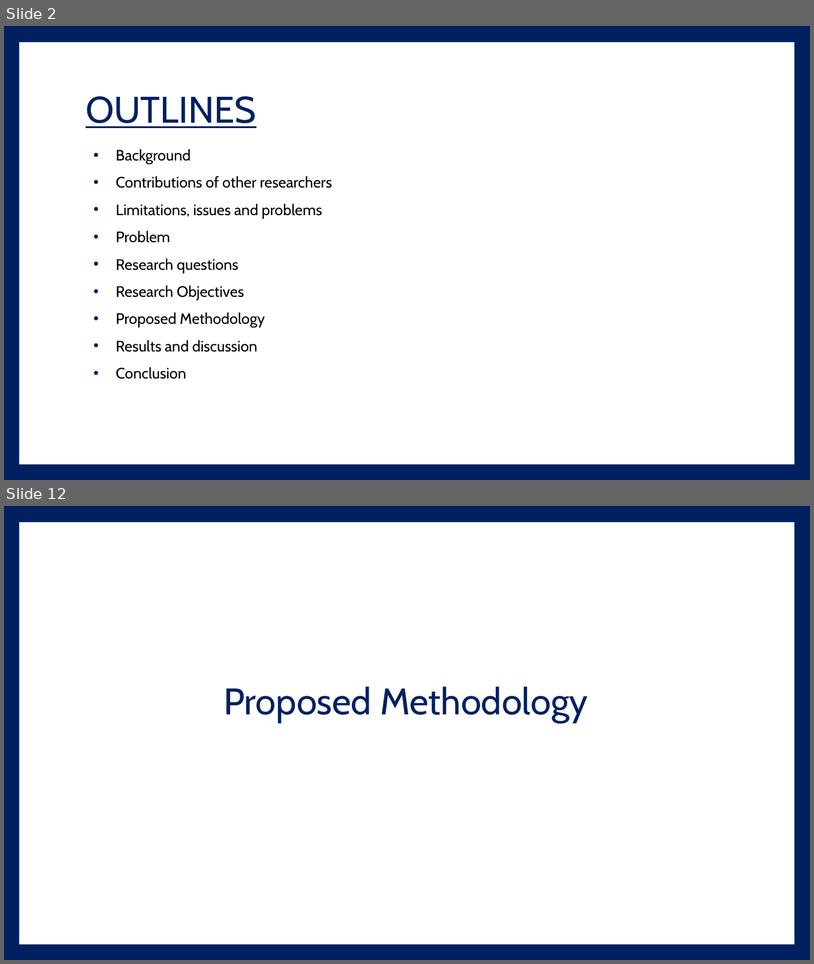
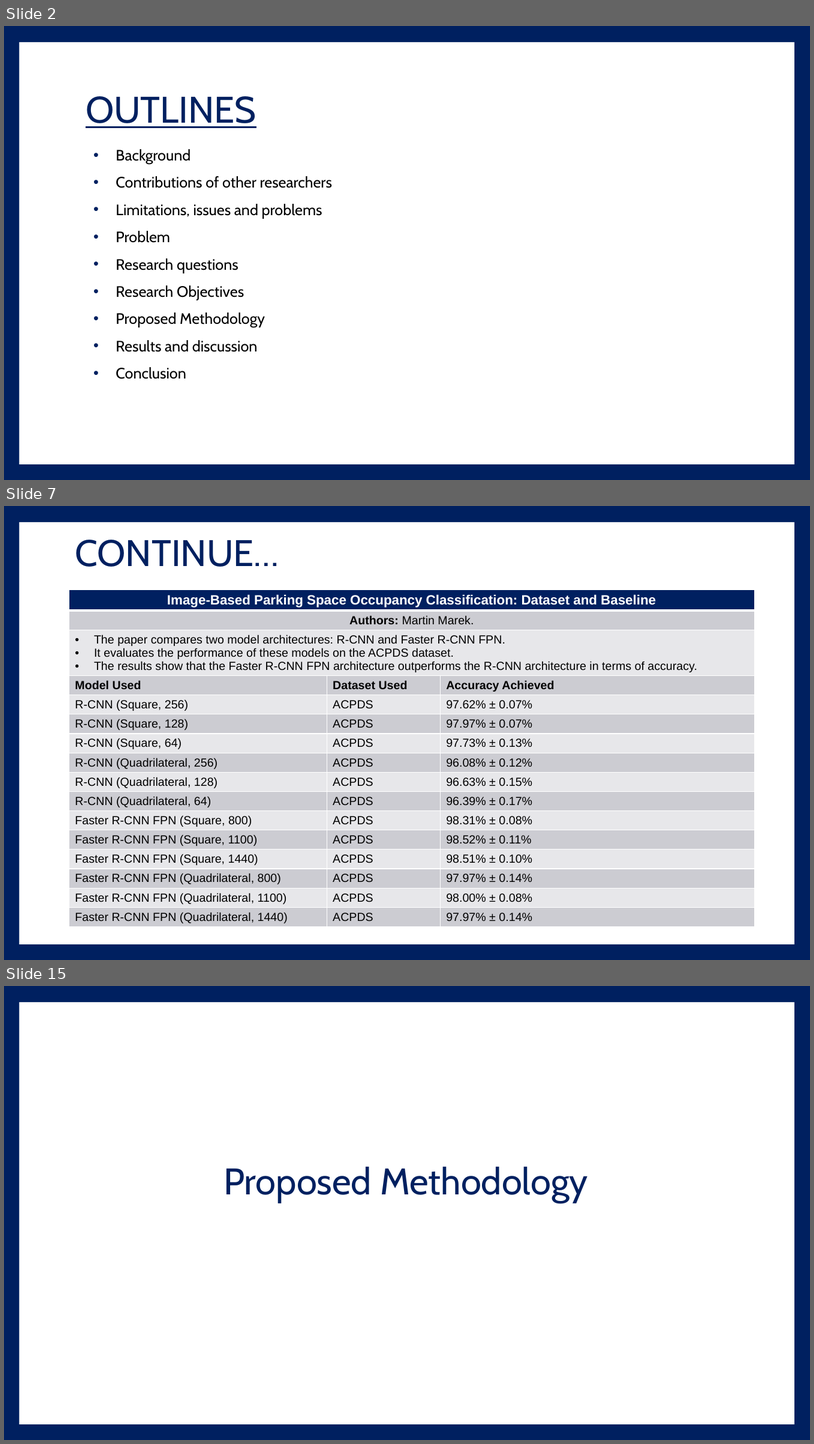
Before and after one commit to hassanarif1231/mphildata, a slide deck: Defence_Thesis.pptx. Shown one above the other, each under a label of ours: slides 2 and 12 before the commit, slides 2, 7 and 15 after it; the slides between them are not shown. The pictures are 814x964 and 814x1444 pixels, drawn with LibreOffice and Linux fonts; fonts in the diff are those of the drawing. Boxes give left, top, right and bottom in pixels: in the first picture for what was removed or moved away, otherwise in the second. Text is boxed around its words. In the diff, an @@ line names an element or a change of style, - is before the commit and + after.

```diff
--- a/Defence_Thesis.pptx
+++ b/Defence_Thesis.pptx
@@ slide 7 added at [4, 506, 810, 960], background #002060; not listed: 1 template element that a slide beside it also shows @@
@@ title added at [75, 540, 279, 567], 44 pt, text #002060 @@
+CONTINUE…
@@ table added at [69, 589, 755, 942], 16 rows, 3 columns @@
+Image-Based Parking Space Occupancy Classification: Dataset and Baseline |  | 
+Authors: Martin Marek. |  | 
+The paper compares two model architectures: R-CNN and Faster R-CNN FPN. / It evaluates the performance of these models on the ACPDS dataset. / The results show that the Faster R-CNN FPN architecture outperforms the R-CNN architecture in terms of accuracy. |  | 
+Model Used | Dataset Used | Accuracy Achieved
+R-CNN (Square, 256) | ACPDS | 97.62% ± 0.07%
+R-CNN (Square, 128) | ACPDS | 97.97% ± 0.07%
+R-CNN (Square, 64) | ACPDS | 97.73% ± 0.13%
+R-CNN (Quadrilateral, 256) | ACPDS | 96.08% ± 0.12%
+R-CNN (Quadrilateral, 128) | ACPDS | 96.63% ± 0.15%
+R-CNN (Quadrilateral, 64) | ACPDS | 96.39% ± 0.17%
+Faster R-CNN FPN (Square, 800) | ACPDS | 98.31% ± 0.08%
+Faster R-CNN FPN (Square, 1100) | ACPDS | 98.52% ± 0.11%
+Faster R-CNN FPN (Square, 1440) | ACPDS | 98.51% ± 0.10%
+Faster R-CNN FPN (Quadrilateral, 800) | ACPDS | 97.97% ± 0.14%
+Faster R-CNN FPN (Quadrilateral, 1100) | ACPDS | 98.00% ± 0.08%
+Faster R-CNN FPN (Quadrilateral, 1440) | ACPDS | 97.97% ± 0.14%
@@ what was slide 12 is now slide 15 @@
```
Also in this commit, not shown: 8 slides changed, 8 other slides added, 6 slides removed.
